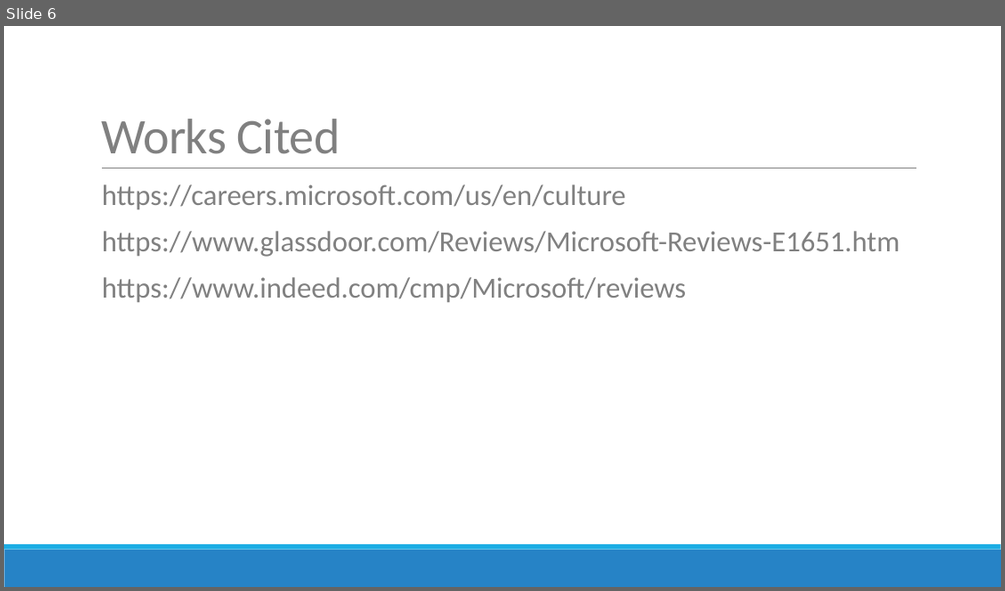
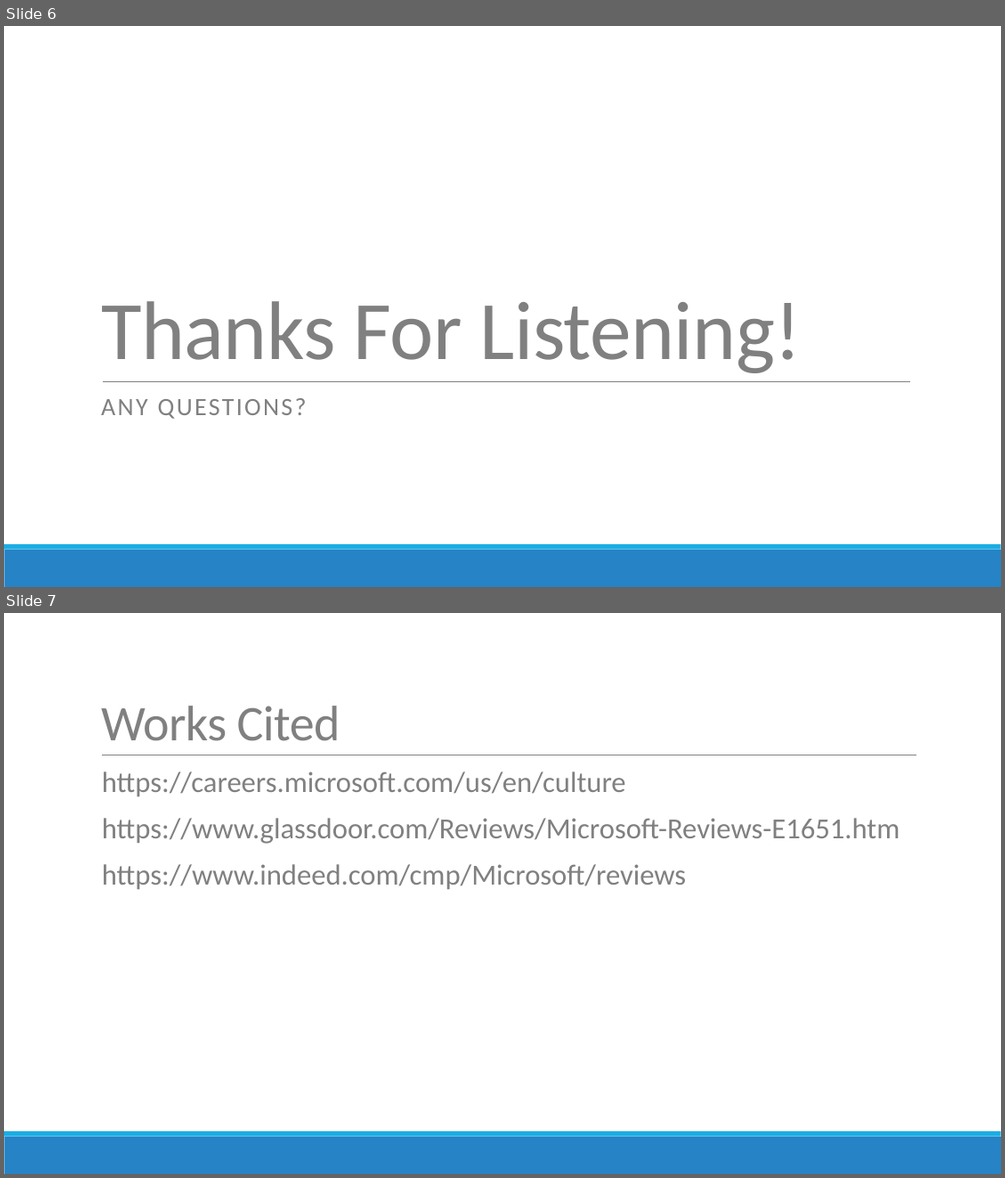
Before and after one commit to deepti-ramani/class-work, a slide deck: GameCareer_Microsoft.pptx. Shown one above the other, each under a label of ours: slide 6 before the commit, slides 6 and 7 after it. The pictures are 1005x591 and 1005x1178 pixels, drawn with LibreOffice and Linux fonts; fonts in the diff are those of the drawing. Boxes give left, top, right and bottom in pixels: in the first picture for what was removed or moved away, otherwise in the second. Text is boxed around its words. In the diff, an @@ line names an element or a change of style, - is before the commit and + after.

```diff
--- a/GameCareer_Microsoft.pptx
+++ b/GameCareer_Microsoft.pptx
@@ slide 6 added at (x1=4, y1=26, x2=1001, y2=587), background #FFFFFF; not listed: 2 template elements that a slide beside it also shows @@
@@ title added at (x1=101, y1=301, x2=801, y2=373), 80 pt, text #808080 @@
+Thanks For Listening!
@@ text added at (x1=101, y1=398, x2=307, y2=418), 24 pt, text #808080 @@
+ANY QUESTIONS?
@@ line added from (103, 381) to (910, 381), #808080 0.5 pt @@
@@ what was slide 6 is now slide 7 @@
```
Also in this commit, not shown: 5 slides changed.
